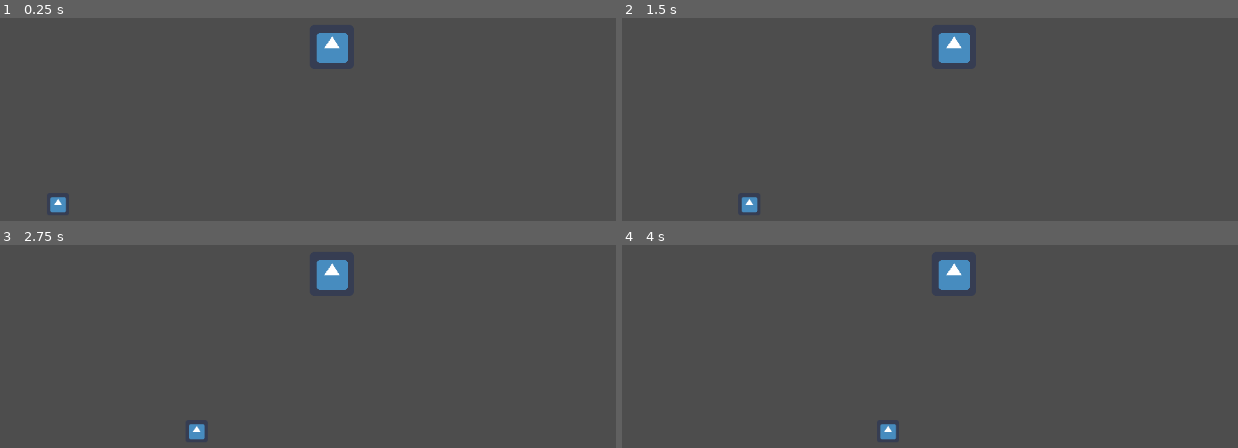
Above: before the commit, frames 1-4 (two rows, left to right).
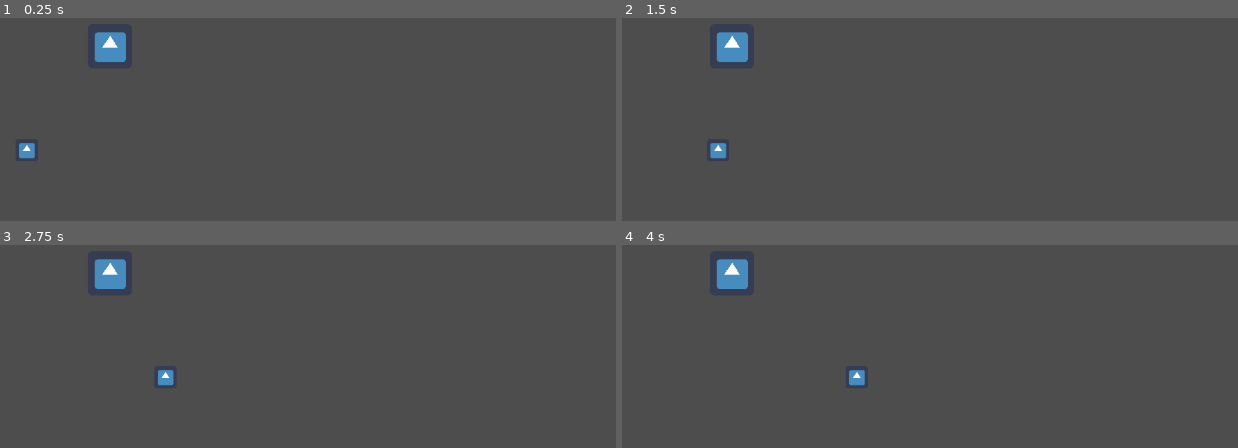
Above: after the commit, the same moments.

Repository: TCOR3987/TCOR30987-Game-Godot-Version
Game: Godot game, scene res://scenes/main.tscn
Two runs of this game, one before a commit and one after it. Both use one fixed random seed, a clock stepped at 60 frames per second and the inputs below. The engine's default icon, where the game draws it, is replaced by a stand-in: a white triangle on a blue panel in a dark square.
Inputs (mouse positions are in pixels of both pictures, inside the frame that each line leads up to):
- Up to frame 1 (0.25 s): no input
- Up to frame 2 (1.5 s): drag from (954, 46) to (695, 204) at 0.52 s; drag from (732, 204) to (954, 46) at 1.27 s
- Up to frame 3 (2.75 s): move the mouse to (outside the picture) at 2.02 s; tap G (g, bound only after the commit) at 2.1 s; click (outside the picture) at 2.17 s; tap H (h, bound only after the commit) at 2.3 s
- Up to frame 4 (4 s): drag from (905, 387) to (outside the picture) at 2.77 s; move the mouse to (1182, 364) at 3.52 s; press the mouse at (1182, 364) at 3.53 s; tap Shift (shift) at 3.8 s

The runs differ from the first frame. In frame 1, 1.9% of the frame differs, in the area x 3-57%, y 6-97%; in frame 2, 1.9%, in the area x 14-57%, y 6-97%; in frame 3, 1.9%; in frame 4, 1.9%.

Commit message:
stuff
stuff

Diff:
--- /dev/null
+++ b/components/ComponentSceneSelect.gd
@@ -0,0 +1,14 @@
+extends Node2D
+
+class_name ComponentSceneSelect
+
+enum scene_enums {
+	ship_combat,
+	shipyard,
+	bio_habitat,
+	production,
+	map,
+	hacking,
+	grand_stategy,
+}
+@export var current_scene:scene_enums = scene_enums.ship_combat
--- /dev/null
+++ b/components/ComponentSceneSelect.tscn
@@ -0,0 +1,6 @@
+[gd_scene load_steps=2 format=3 uid="uid://bdd2yjvjqg844"]
+
+[ext_resource type="Script" path="res://components/ComponentSceneSelect.gd" id="1_ydhnk"]
+
+[node name="ComponentSceneSelect" type="Node2D"]
+script = ExtResource("1_ydhnk")
--- a/project.godot
+++ b/project.godot
@@ -41,6 +41,16 @@
 "events": [Object(InputEventKey,"resource_local_to_scene":false,"resource_name":"","device":0,"window_id":0,"alt_presse …(181 unchanged characters)…
 ]
 }
+g={
+"deadzone": 0.5,
+"events": [Object(InputEventKey,"resource_local_to_scene":false,"resource_name":"","device":-1,"window_id":0,"alt_pressed":false,"shift_pressed":false,"ctrl_pressed":false,"meta_pressed":false,"pressed":false,"keycode":0,"physical_keycode":71,"key_label":0,"unicode":103,"echo":false,"script":null)
+]
+}
+h={
+"deadzone": 0.5,
+"events": [Object(InputEventKey,"resource_local_to_scene":false,"resource_name":"","device":-1,"window_id":0,"alt_pressed":false,"shift_pressed":false,"ctrl_pressed":false,"meta_pressed":false,"pressed":false,"keycode":0,"physical_keycode":72,"key_label":0,"unicode":104,"echo":false,"script":null)
+]
+}
 
 [physics]
 
--- a/scenes/main.gd
+++ b/scenes/main.gd
@@ -1,9 +1,9 @@
 extends Node2D
 
 func _process(delta):
-	var mouse = get_global_mouse_position()
-	if Input.is_action_just_pressed("left_click"):
-		if Input.is_action_pressed("shift"):
-			SignalBus.emit_signal("waypoint_change", mouse)
-			pass
-	pass
+	if Input.is_action_just_pressed("g"):
+		$ComponentSceneSelect.current_scene = $ComponentSceneSelect.scene_enums.shipyard
+		pass
+	if Input.is_action_just_pressed("h"):
+		$ComponentSceneSelect.current_scene = $ComponentSceneSelect.scene_enums.ship_combat
+		pass
--- a/scenes/main.tscn
+++ b/scenes/main.tscn
@@ -1,14 +1,13 @@
 [gd_scene load_steps=4 format=3 uid="uid://daabwcfcny40s"]
 
 [ext_resource type="Script" path="res://scenes/main.gd" id="1_j2ctj"]
-[ext_resource type="PackedScene" uid="uid://qnbpbuoqcwq" path="res://entities/carrier/EntityCarrier.tscn" id="2_xo3sd"]
-[ext_resource type="PackedScene" uid="uid://b4mt35jl4xvvd" path="res://entities/uav_scout/UAV_Scout.tscn" id="3_o7ttd"]
+[ext_resource type="PackedScene" uid="uid://p51ls37dw23i" path="res://scenes/scene_ship_combat.tscn" id="2_upy3l"]
+[ext_resource type="PackedScene" uid="uid://bdd2yjvjqg844" path="res://components/ComponentSceneSelect.tscn" id="3_6n2ya"]
 
 [node name="main" type="Node2D"]
 script = ExtResource("1_j2ctj")
 
-[node name="CharacterBody2D" parent="." instance=ExtResource("2_xo3sd")]
-position = Vector2(591, 290)
+[node name="ComponentSceneSelect" parent="." instance=ExtResource("3_6n2ya")]
 
-[node name="CharacterBody2D2" parent="." instance=ExtResource("3_o7ttd")]
-position = Vector2(180, 517)
+[node name="scene_ship_combat" parent="." node_paths=PackedStringArray("selected_scene") instance=ExtResource("2_upy3l")]
+selected_scene = NodePath("../ComponentSceneSelect")
--- /dev/null
+++ b/scenes/scene_ship_combat.gd
@@ -0,0 +1,19 @@
+extends Node2D
+
+class_name SceneShipCombat
+
+@export var selected_scene:ComponentSceneSelect
+
+func _process(delta):
+	if selected_scene.current_scene == selected_scene.scene_enums.ship_combat:
+		$CanvasLayer.visible = true
+		self.visible = true
+		var mouse = get_global_mouse_position()
+		if Input.is_action_just_pressed("left_click"):
+			if Input.is_action_pressed("shift"):
+				SignalBus.emit_signal("waypoint_change", mouse)
+				pass
+		pass
+	else:
+		self.visible = false
+		$CanvasLayer.visible = false
--- /dev/null
+++ b/scenes/scene_ship_combat.tscn
@@ -0,0 +1,45 @@
+[gd_scene load_steps=4 format=3 uid="uid://p51ls37dw23i"]
+
+[ext_resource type="Script" path="res://scenes/scene_ship_combat.gd" id="1_q1sx7"]
+[ext_resource type="PackedScene" uid="uid://qnbpbuoqcwq" path="res://entities/carrier/EntityCarrier.tscn" id="2_wxbpd"]
+[ext_resource type="PackedScene" uid="uid://b4mt35jl4xvvd" path="res://entities/uav_scout/UAV_Scout.tscn" id="3_r714p"]
+
+[node name="scene_ship_combat" type="Node2D"]
+script = ExtResource("1_q1sx7")
+
+[node name="EntityCarrier" parent="." instance=ExtResource("2_wxbpd")]
+position = Vector2(271, 289)
+
+[node name="EntityScout" parent="." instance=ExtResource("3_r714p")]
+position = Vector2(135, 439)
+
+[node name="CanvasLayer" type="CanvasLayer" parent="."]
+
+[node name="Control" type="Control" parent="CanvasLayer"]
+layout_mode = 3
+anchors_preset = 15
+anchor_right = 1.0
+anchor_bottom = 1.0
+grow_horizontal = 2
+grow_vertical = 2
+
+[node name="HBoxContainer" type="HBoxContainer" parent="CanvasLayer/Control"]
+layout_mode = 1
+anchors_preset = 12
+anchor_top = 1.0
+anchor_right = 1.0
+anchor_bottom = 1.0
+grow_horizontal = 2
+grow_vertical = 0
+
+[node name="CommandsBox2" type="VBoxContainer" parent="CanvasLayer/Control/HBoxContainer"]
+layout_mode = 2
+size_flags_horizontal = 3
+
+[node name="CommandsBox3" type="VBoxContainer" parent="CanvasLayer/Control/HBoxContainer"]
+layout_mode = 2
+size_flags_horizontal = 3
+
+[node name="CommandsBox" type="VBoxContainer" parent="CanvasLayer/Control/HBoxContainer"]
+layout_mode = 2
+size_flags_horizontal = 3
--- a/ui/ui_main.tscn
+++ b/ui/ui_main.tscn
@@ -8,10 +8,32 @@
 grow_horizontal = 2
 grow_vertical = 2
 
-[node name="VBoxContainer" type="VBoxContainer" parent="."]
+[node name="BarTop" type="HBoxContainer" parent="."]
 layout_mode = 1
-anchors_preset = 15
+anchors_preset = 12
+anchor_top = 1.0
 anchor_right = 1.0
 anchor_bottom = 1.0
 grow_horizontal = 2
-grow_vertical = 2
+grow_vertical = 0
+
+[node name="BarBottom" type="HBoxContainer" parent="."]
+layout_mode = 1
+anchors_preset = 12
+anchor_top = 1.0
+anchor_right = 1.0
+anchor_bottom = 1.0
+grow_horizontal = 2
+grow_vertical = 0
+
+[node name="Scenes" type="VBoxContainer" parent="BarBottom"]
+layout_mode = 2
+size_flags_horizontal = 3
+
+[node name="Status" type="VBoxContainer" parent="BarBottom"]
+layout_mode = 2
+size_flags_horizontal = 3
+
+[node name="Weapons" type="VBoxContainer" parent="BarBottom"]
+layout_mode = 2
+size_flags_horizontal = 3
